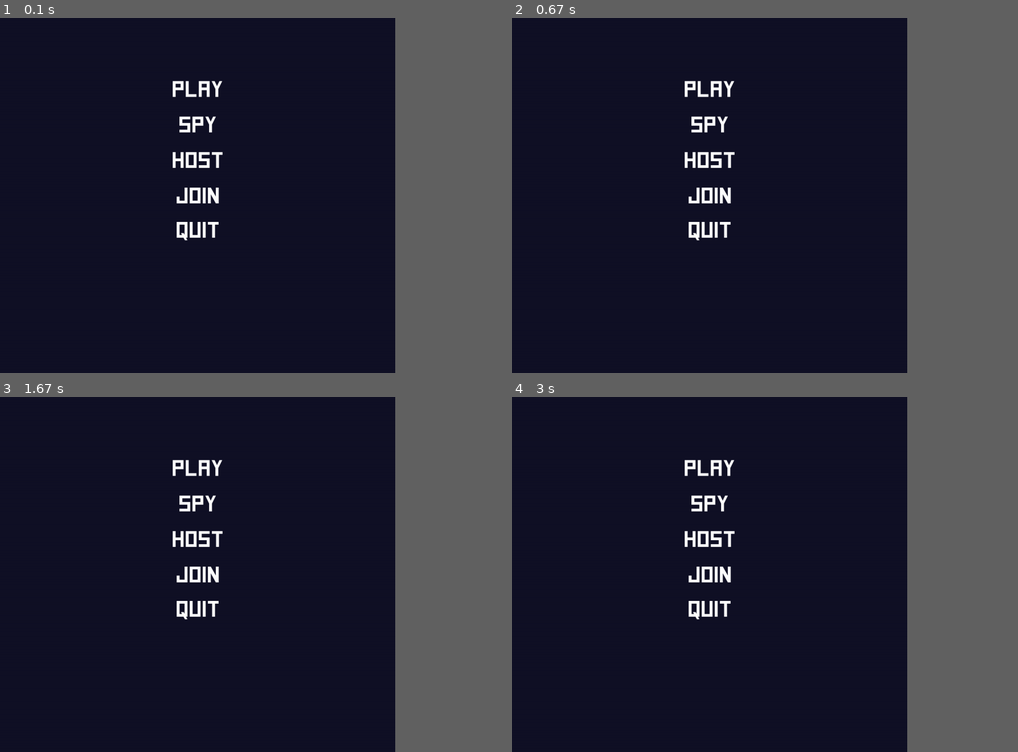
Above: before the commit, frames 1-4 (two rows, left to right).
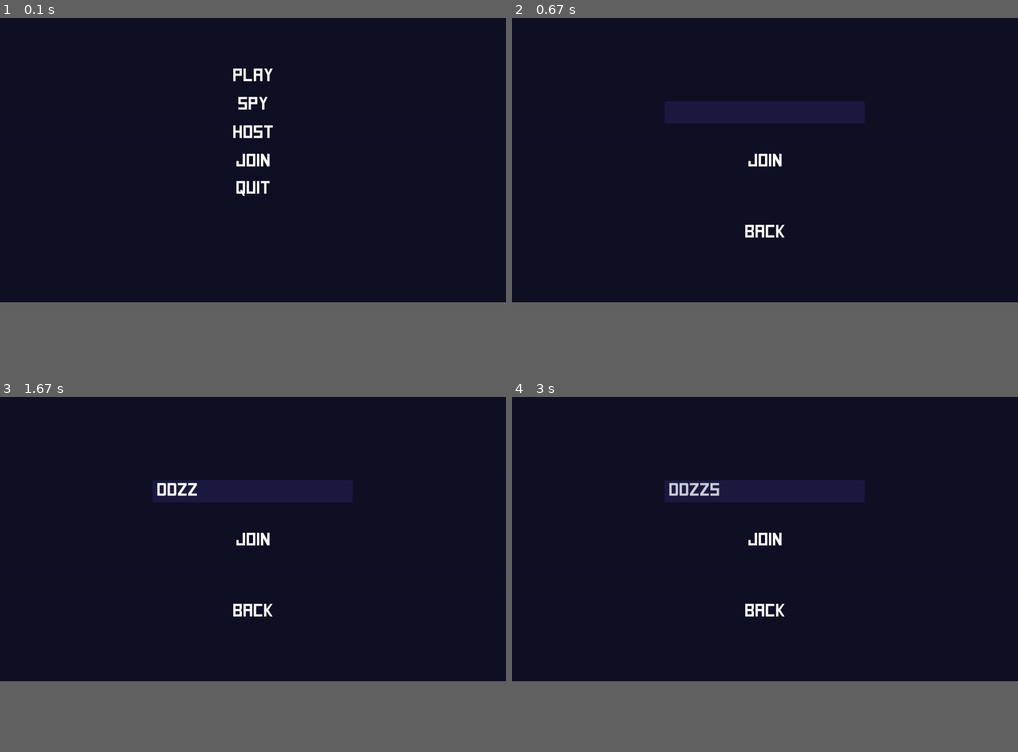
Above: after the commit, the same moments.

Repository: Jeliiiii/GRP12-Mini-studio
Game: pygame game, started from App/Client.py
The game is run twice, just before and just after one commit, with the same random seed, the same clock (stepped at 60 frames per second) and the same inputs.
Inputs (mouse positions are in pixels of both pictures, inside the frame that each line leads up to):
- Up to frame 1 (0.1 s): no input
- Up to frame 2 (0.67 s): click (765, 160) at 0.38 s
- Up to frame 3 (1.67 s): hold D 0.67-1.13 s; hold D 1.17-1.63 s; tap Z at 1.23, 1.53 s
- Up to frame 4 (3 s): hold S 1.67-1.97 s; tap Z at 1.73 s; click (744, 553) at 2.05 s
In our replay, the window is 703x632 before the commit and 900x506 after it. These sizes can differ from the game's own. Grey fills any space a smaller window leaves; there, only what the larger window draws over its background counts as a difference.

The runs differ from the first frame. In frame 1, 1.9% of the frame differs, in the area x 34-54%, y 14-63%; in frame 2, 3.8%; in frame 3, 3.8%; in frame 4, 3.8%, in the area x 30-70%, y 17-63%.

Commit message:
Début de dinguerie no cap. Besoin de merge car OUT OF MEMORY

Diff:
--- a/App/Client.py
+++ b/App/Client.py
@@ -18,11 +18,11 @@
         desktopSize = pygame.display.get_desktop_sizes()
         print(desktopSize)
         pygame.display.set_caption("Birds of Chaos")
-        # self.window = pygame.display.set_mode(desktopSize[0], pygame.FULLSCREEN)
-        x = 0
-        y = 0
-        os.environ['SDL_VIDEO_WINDOW_POS'] = "%d,%d" % (x,y)
-        self.window = pygame.display.set_mode((1000, 900))
+        self.window = pygame.display.set_mode(desktopSize[0], pygame.FULLSCREEN)
+        # x = 0
+        # y = 0
+        # os.environ['SDL_VIDEO_WINDOW_POS'] = "%d,%d" % (x,y)
+        # self.window = pygame.display.set_mode((1000, 900))
         self.clock = pygame.time.Clock()
         self.currentScene = MainMenuScene()
 
--- a/App/Shared/Actors/operatorWindows/PseudoWindow.py
+++ b/App/Shared/Actors/operatorWindows/PseudoWindow.py
@@ -78,7 +78,7 @@
             self.surfCross.fill((255, 0, 0))
         else:
             self.surfCross.fill((70, 70, 70))
-        spyScreen.blit(self.surfCross, (self.rectCross.x, self.rectCross.y))
+        spyScreen.blit(self.surfCross, self.rectCross.topleft)
 
 
     # Update a window. Called every frame and for every window
--- a/App/Shared/Actors/operatorWindows/Simon.py
+++ b/App/Shared/Actors/operatorWindows/Simon.py
@@ -114,4 +114,4 @@
                             square.clickedOn = [20, 0]
                             self.replayCountDown = 20
 
-            self.clickCooldown = 10
+            self.clickCooldown = 5
--- a/App/Shared/Actors/operatorWindows/SpyWindow.py
+++ b/App/Shared/Actors/operatorWindows/SpyWindow.py
@@ -1,18 +1,25 @@
 from Shared.Actors.operatorWindows.PseudoWindow import *
+from Shared.Actors.World.WorldActor import *
 
+# Used to not make default __init__ values a kilometer long
+screenSize = (pygame.display.get_desktop_sizes()[0][0], pygame.display.get_desktop_sizes()[0][1])
 
 class SpyWindow(PseudoWindow):
 
-    # Used to not make default __init__ values a kilometer long
-    screenSize = (pygame.display.get_desktop_sizes()[0][0], pygame.display.get_desktop_sizes()[0][1])
 
     def __init__(self, coord=(screenSize[0] * 0.1, screenSize[1] * 0.07), dim=(screenSize[0] * 0.8, screenSize[0] * 0.8 * (9/24)), color=(128, 128, 128, 1), closeCond = False):
         super().__init__(coord, dim, color, closeCond)
         self.priority = 0
+        self.worldSpectated = WorldActor(1)
         PseudoWindow.loadedPseudoWindows.remove(self)
 
     def draw(self):
         super().draw()
+        temp = pygame.Surface(screenSize)
+        self.worldSpectated.draw(temp)
+        temp = pygame.transform.scale(temp, self.surfContent.get_size())
+        self.surfContent.blit(temp, (0, 0))
+        # spyScreen.blit(temp, (0, 0))
 
     def onTick(self, inputs, dt):
-        pass
+        self.worldSpectated.onTick(inputs, dt)
--- a/App/Shared/Scenes/GameOperatorPovScene.py
+++ b/App/Shared/Scenes/GameOperatorPovScene.py
@@ -20,22 +20,22 @@
 
 
         # Creates special windows for spying on the Actor's view, and it's control panel
-        self.SpyScreen = SpyWindow()
+        self.SpyingScreen = SpyWindow()
         self.ToolBelt = ToolWindow()
 
         # PseudoWindow((300, 300), (90, 90), color = (45, 177, 88, 1))
         # PseudoWindow((105, 105), (90, 90), color = (45, 177, 88, 1))
 
-        Simon((300, 100), (300, 300))
-        Carthage((100, 600), (300, 300))
+        # Simon((300, 100), (300, 300))
+        # Carthage((100, 600), (300, 300))
 
 
     def updateScene(self, inputs, dt):
 
         windowsUpdated = []
 
-        # Updates windows with priority of 0. Hard coded specifically for the SpyScreen and ToolBelt
-        self.SpyScreen.onTick(inputs, dt)
+        # Updates windows with priority of 0. Hard coded specifically for the SpyingScreen and ToolBelt
+        self.SpyingScreen.onTick(inputs, dt)
         self.ToolBelt.onTick(inputs, dt)
 
         # Calls onTick() on every windows exactly once (despite changing priorities around)
@@ -68,8 +68,8 @@
         img = pygame.image.load(os.path.join(os.path.dirname(__file__),"../Assets/Graphics/Backgrounds/spy_background.jpg"))
         window.blit(img, (0, 0))
 
-        # Draws special windows of priority 0. Hard coded specifically for the SpyScreen and ToolBelt
-        self.SpyScreen.draw()
+        # Draws special windows of priority 0. Hard coded specifically for the SpyingScreen and ToolBelt
+        self.SpyingScreen.draw()
         self.ToolBelt.draw()
 
         # Draws every windows that are loaded, by order if priority
